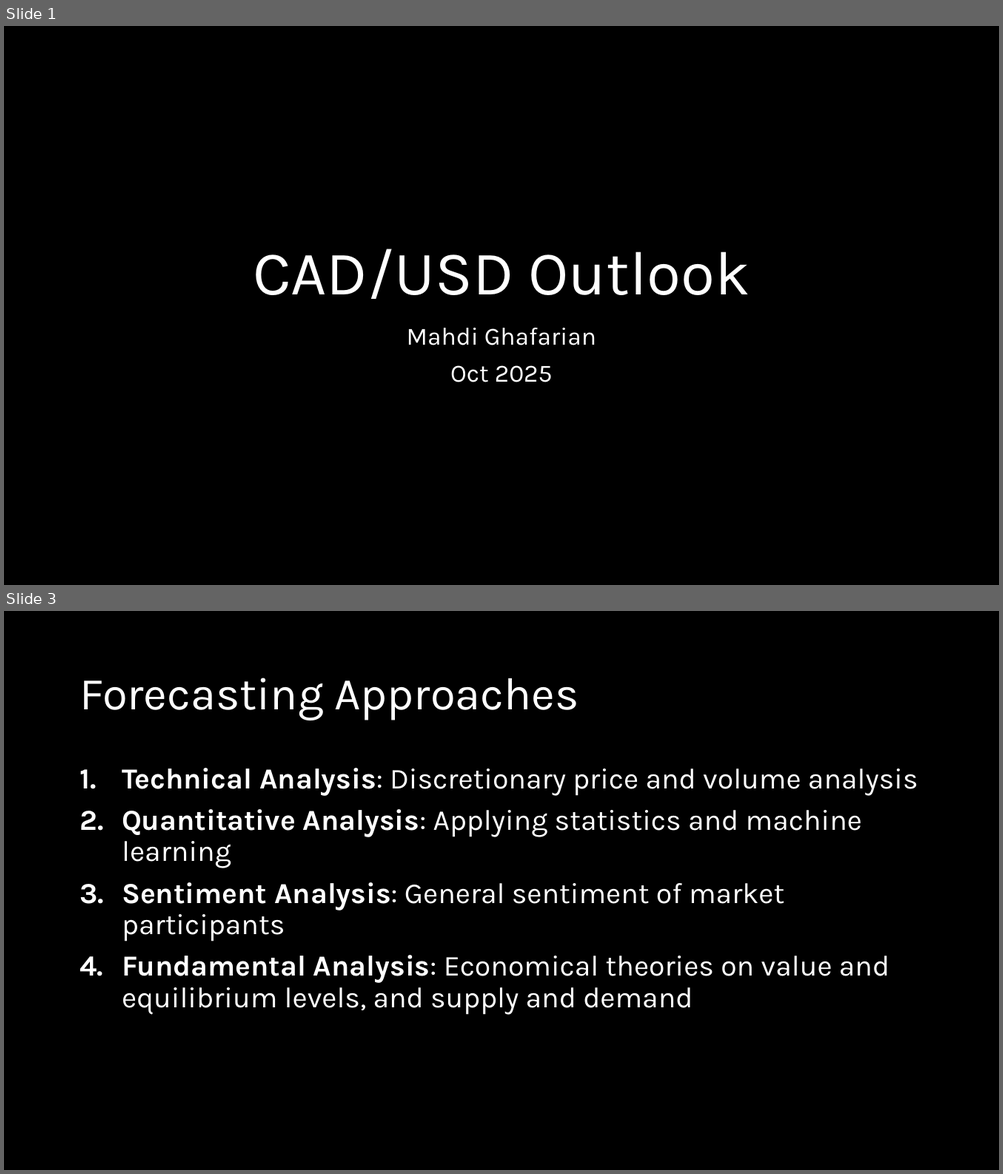
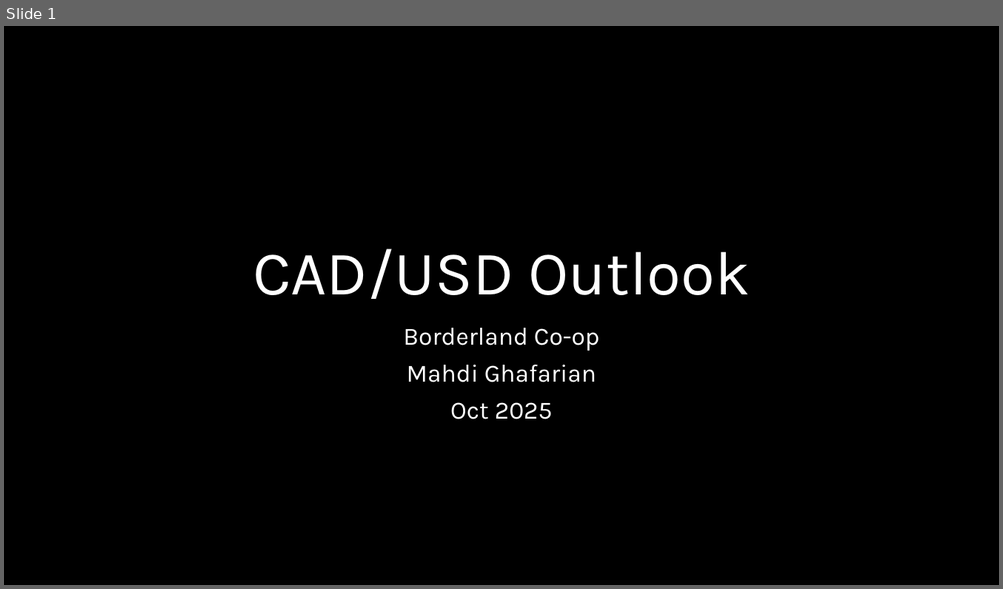
Before and after one commit to mahdi-ghafarian/time-series, a slide deck: borderland/1-cadusd/Presentation/CADUSD.pptx. Shown one above the other, each under a label of ours: slides 1 and 3 before the commit, slide 1 after it; the slides between them are not shown. The pictures are 1003x1174 and 1003x589 pixels, drawn with LibreOffice and Linux fonts; fonts in the diff are those of the drawing. Boxes give left, top, right and bottom in pixels: in the first picture for what was removed or moved away, otherwise in the second. Text is boxed around its words. In the diff, an @@ line names an element or a change of style, - is before the commit and + after.

```diff
--- a/borderland/1-cadusd/Presentation/CADUSD.pptx
+++ b/borderland/1-cadusd/Presentation/CADUSD.pptx
@@ slide 3 removed at [4, 611, 999, 1170], background #000000 @@
@@ title removed at [79, 678, 578, 721] @@
-Forecasting Approaches
@@ text removed at [122, 768, 918, 1015] @@
-1. Technical Analysis: Discretionary price and volume analysis
-2. Quantitative Analysis: Applying statistics and machine learning
-3. Sentiment Analysis: General sentiment of market participants
-4. Fundamental Analysis: Economical theories on value and equilibrium levels, and supply and demand
@@ slide 1 changed as well @@
@@ subtitle at [403, 328, 600, 351]: paragraph added @@
+Borderland Co-op
```
Also in this commit, not shown: 1 other slide changed, 22 slides added, 10 other slides removed, 7 other files.
